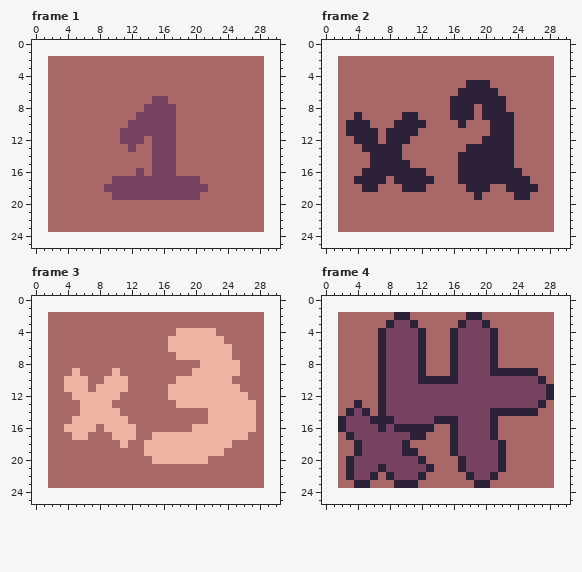
Pixel-art file, stored at aseprite stuff/test combo.aseprite. The first picture shows the starting point.
27x22 pixels, 6 frames. Shown: frame 1, frame 2, frame 3, frame 4. The old version is drawn lined up with the new one, on the new canvas. The commit also changed other frames, which this record leaves out.
After the commit:
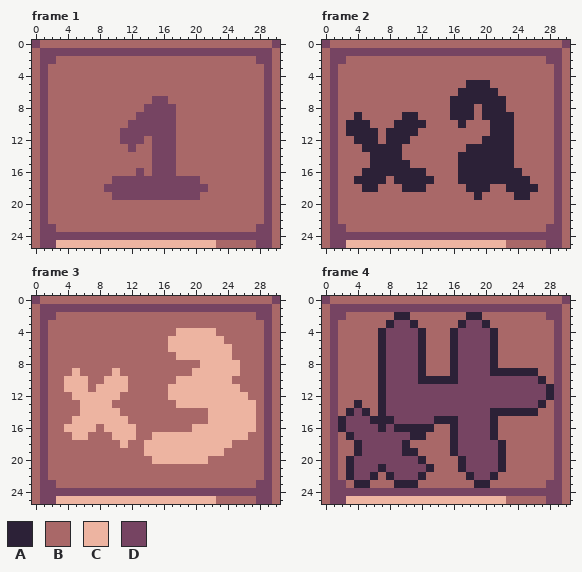
Palette (. is transparent): A #2c2137  B #a96868  C #edb4a1  D #764462
Log entry: added combo bar - combo is now a float from 1-7
Difference:
canvas 27x22 -> 31x26, the old top-left corner now at 2,2
Frame 1:
y 0: x 0..30 ............................... -> DBBBBBBBBBBBBBBBBBBBBBBBBBBBBBD
y 1: x 0..30 ............................... -> BDDDDDDDDDDDDDDDDDDDDDDDDDDDDDB
y 2: x 0..2 ..B -> BDD; x 28..30 B.. -> DDB
y 3..22: x 0..1 .. -> BD; x 29..30 .. -> DB
y 23: x 0..2 ..B -> BDD; x 28..30 B.. -> DDB
y 24: x 0..30 ............................... -> BDDDDDDDDDDDDDDDDDDDDDDDDDDDDDB
y 25: x 0..30 ............................... -> BDDCCCCCCCCCCCCCCCCCCCCBBBBBDDB
Frame 2: the same change as frame 1
Frame 3: the same change as frame 1
Frame 4: the same change as frame 1
